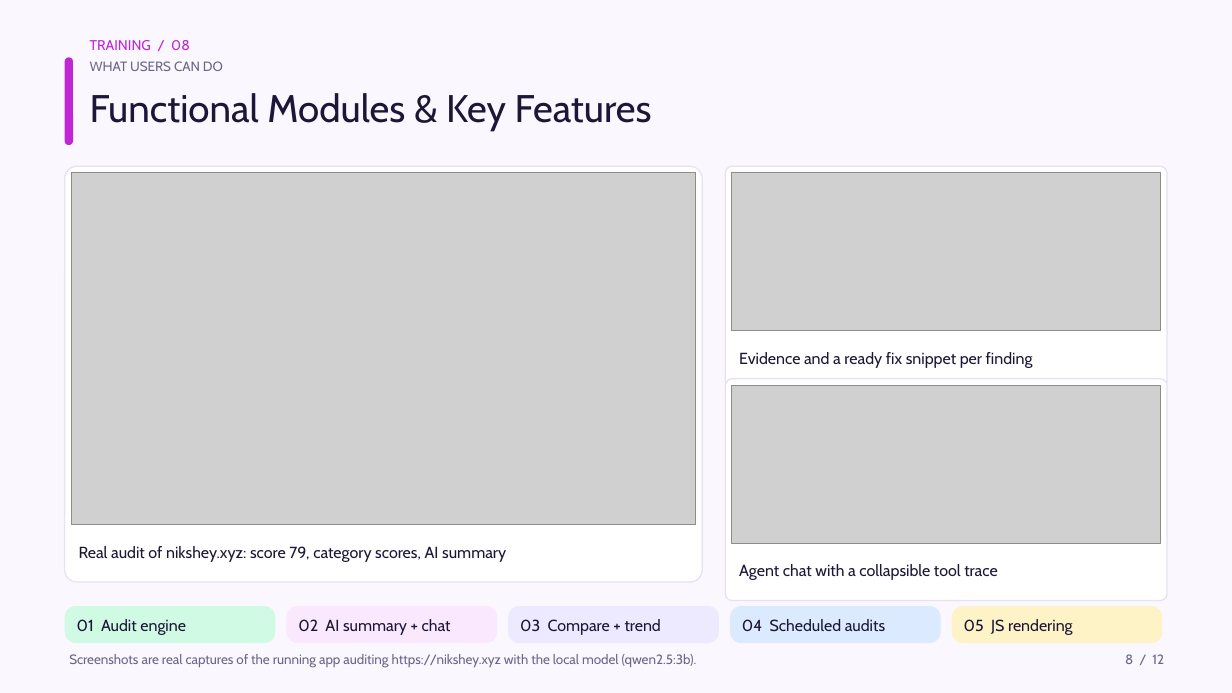
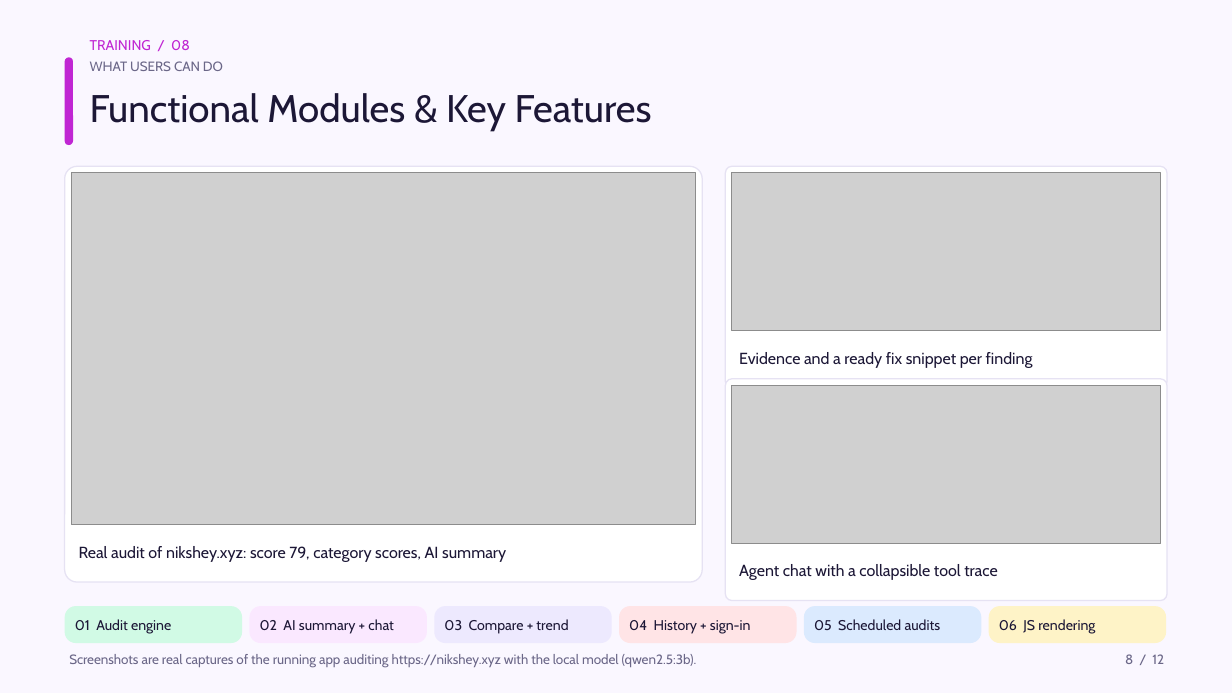
Before and after one commit to NiksheyYadav/AuditPilot, a slide deck: slide 8 of AuditPilot_IT2_Presentation.pptx. Drawn at 1232x693 pixels with LibreOffice and Linux fonts; fonts in the diff are those of the drawing; grey boxes stand for pictures. Boxes give left, top, right and bottom in pixels: in the first picture for what was removed or moved away, otherwise in the second. Text is boxed around its words. In the diff, an @@ line names an element or a change of style, - is before the commit and + after.

```diff
--- a/AuditPilot_IT2_Presentation.pptx
+++ b/AuditPilot_IT2_Presentation.pptx
@@ rounded rectangle resized from (x1=65, y1=606, x2=275, y2=643) to (x1=65, y1=606, x2=242, y2=643) @@
@@ rounded rectangle resized from (x1=287, y1=606, x2=497, y2=643) to (x1=250, y1=606, x2=427, y2=643) @@
@@ text "02 AI summary + chat" moved from (x1=298, y1=619, x2=451, y2=635) to (x1=260, y1=619, x2=394, y2=634) @@
@@ rounded rectangle resized from (x1=508, y1=606, x2=719, y2=643) to (x1=434, y1=606, x2=612, y2=643) @@
@@ size 12.5 to 11 pt in 3 elements at (x1=75, y1=619, x2=171, y2=634), (x1=260, y1=619, x2=394, y2=634), (x1=444, y1=619, x2=568, y2=634) @@
@@ text "03 Compare + trend" moved from (x1=520, y1=619, x2=661, y2=635) to (x1=444, y1=619, x2=568, y2=634) @@
@@ rounded rectangle resized from (x1=730, y1=606, x2=941, y2=643) to (x1=619, y1=606, x2=797, y2=643) @@
@@ rounded rectangle at (x1=619, y1=606, x2=797, y2=643): fill #DBEAFE to #FFE4E6 @@
@@ text at (x1=629, y1=620, x2=751, y2=634): text changed; size 12.5 to 11 pt @@
-04 Scheduled audits
+04 History + sign-in
@@ rounded rectangle resized from (x1=952, y1=606, x2=1163, y2=643) to (x1=804, y1=606, x2=982, y2=643) @@
@@ rounded rectangle at (x1=804, y1=606, x2=982, y2=643): fill #FEF3C7 to #DBEAFE @@
@@ text added at (x1=814, y1=619, x2=941, y2=630), 11 pt, text #1C1736 @@
+05 Scheduled audits
@@ rounded rectangle added at (x1=989, y1=606, x2=1166, y2=643), fill #FEF3C7 @@
@@ text at (x1=999, y1=619, x2=1095, y2=634): text changed; size 12.5 to 11 pt @@
-05 JS rendering
+06 JS rendering
```
Also in this commit, not shown: 3 other slides changed, 19 other files.
